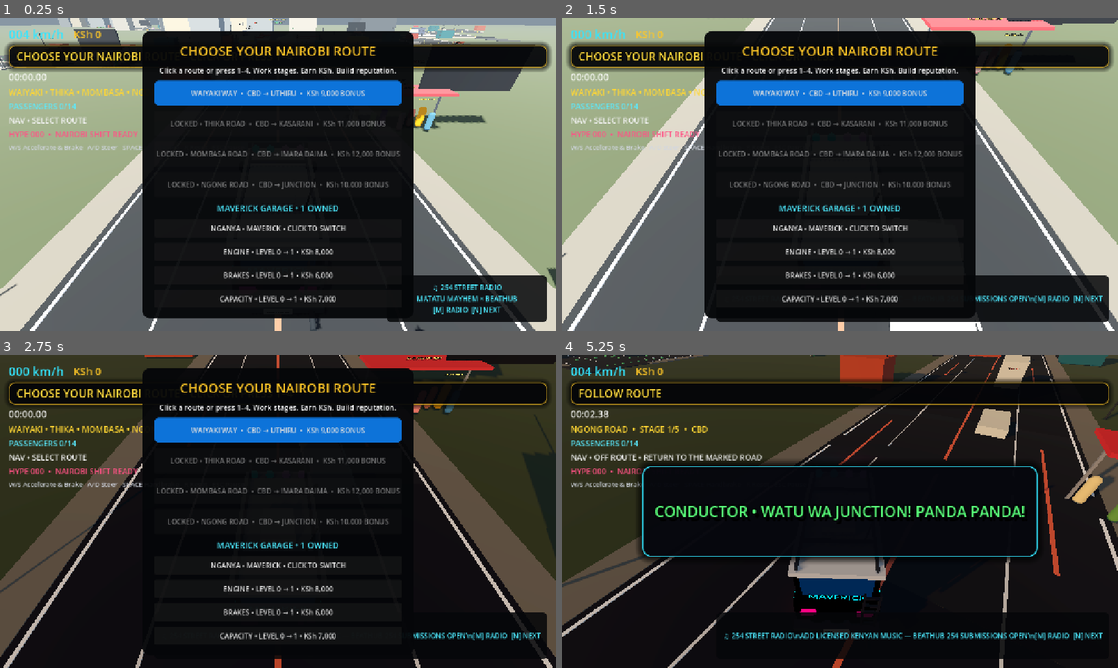
Above: before the commit, frames 1-4 (two rows, left to right).
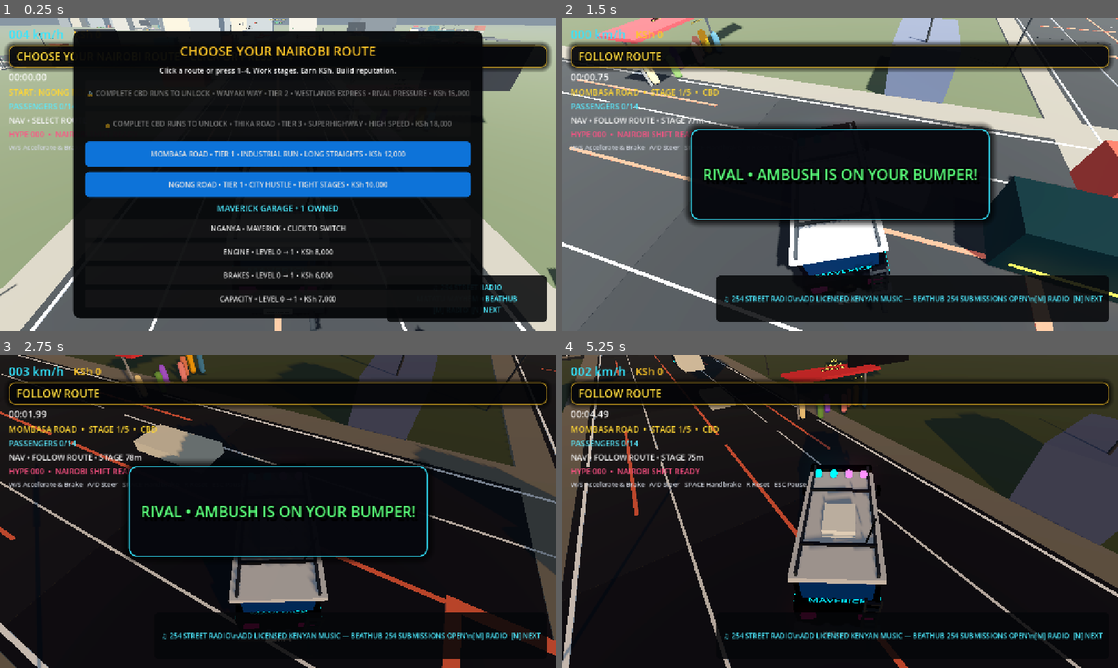
Above: after the commit, the same moments.

Repository: beathubonline-arch/Matatu-Mayhem
Game: Godot game, scene res://scenes/main/Main.tscn
Two runs of this game, one before a commit and one after it. Both use one fixed random seed, a clock stepped at 60 frames per second and the inputs below.
Inputs (mouse positions are in pixels of both pictures, inside the frame that each line leads up to):
- Up to frame 1 (0.25 s): no input
- Up to frame 2 (1.5 s): tap A (steer_left) at 0.5, 1.25 s; move the mouse to (962, 158) at 0.52 s; hold D (steer_right) 0.53-1.28 s; hold N (radio_next) 0.53-1.28 s; click (962, 158) at 0.67 s; move the mouse to (728, 190) at 1.27 s; hold S (brake) from 1.28 s (still down); tap M (radio_toggle) at 1.35 s
- Up to frame 3 (2.75 s): tap A (steer_left) at 2 s; move the mouse to (333, 442) at 2.02 s; release S (brake) at 2.03 s; hold D (steer_right) from 2.03 s (still down); tap L at 2.1 s
- Up to frame 4 (5.25 s): tap A (steer_left) at 2.75 s; move the mouse to (812, 574) at 2.77 s; release D (steer_right) at 2.78 s; hold W (accelerate) 2.78-3.53 s; tap 1 at 2.85 s; click (812, 574) at 2.92 s; move the mouse to (1006, 558) at 3.52 s; hold A (steer_left) 3.53-5.03 s; tap 2 at 3.6 s; move the mouse to (673, 464) at 4.27 s; tap 3 at 4.35 s; move the mouse to (867, 511) at 5.02 s; hold S (brake) from 5.03 s (still down); tap 4 at 5.1 s; click (867, 511) at 5.17 s

The runs differ from the first frame. In frame 1, 33% of the frame differs, in the area x 1-87%, y 4-96%; in frame 2, 59%, in the area x 0-100%, y 0-100%; in frame 3, 45%; in frame 4, 41%.
Error in both runs: Invalid call. Nonexistent function 'get_corridor' in base 'Nil'. (res://scripts/gameplay/CorridorServiceManager.gd:340)

Commit message:
Show CBD route tiers and meaningful unlock progression

Diff:
--- a/scripts/ui/HUD.gd
+++ b/scripts/ui/HUD.gd
@@ -45,10 +45,10 @@
 	process_mode = Node.PROCESS_MODE_ALWAYS
 	finish_panel.visible = false
 	replay_button.pressed.connect(_on_replay_pressed)
-	$RouteSelectPanel/VBox/Waiyaki.pressed.connect(func(): _select_corridor(0))
-	$RouteSelectPanel/VBox/Thika.pressed.connect(func(): _select_corridor(1))
-	$RouteSelectPanel/VBox/Mombasa.pressed.connect(func(): _select_corridor(2))
-	$RouteSelectPanel/VBox/Ngong.pressed.connect(func(): _select_corridor(3))
+	$RouteSelectPanel/VBox/Ngong.pressed.connect(func(): _select_corridor(0))
+	$RouteSelectPanel/VBox/Mombasa.pressed.connect(func(): _select_corridor(1))
+	$RouteSelectPanel/VBox/Waiyaki.pressed.connect(func(): _select_corridor(2))
+	$RouteSelectPanel/VBox/Thika.pressed.connect(func(): _select_corridor(3))
 	$RouteSelectPanel/VBox/EngineUpgrade.pressed.connect(func(): _buy_upgrade("engine"))
 	$RouteSelectPanel/VBox/BrakeUpgrade.pressed.connect(func(): _buy_upgrade("brakes"))
 	$RouteSelectPanel/VBox/CapacityUpgrade.pressed.connect(func(): _buy_upgrade("capacity"))
@@ -56,7 +56,7 @@
 	route_select_panel.visible = true
 	GameManager.set_game_state(GameManager.GameState.ROUTE_SELECT)
 	objective_label.text = "CHOOSE YOUR NAIROBI ROUTE • CLICK OR PRESS 1–4"
-	passenger_label.text = "WAIYAKI • THIKA • MOMBASA • NGONG"
+	passenger_label.text = "START: NGONG ROAD + MOMBASA ROAD • UNLOCK WAIYAKI + THIKA"
 	passenger_load_label.text = "PASSENGERS 0/%d" % _current_capacity()
 	navigation_label.text = "NAV • SELECT ROUTE"
 	timer_label.text = "00:00.00"
@@ -192,7 +192,7 @@
 	route_select_panel.visible = true
 	GameManager.set_game_state(GameManager.GameState.ROUTE_SELECT)
 	objective_label.text = "CHOOSE YOUR NEXT ROUTE FROM CBD"
-	passenger_label.text = "CBD → WAIYAKI • THIKA • MOMBASA • NGONG"
+	passenger_label.text = "CBD HUB • EVERY RUN LEAVES CBD AND RETURNS TO CBD"
 	passenger_load_label.text = "PASSENGERS 0/%d" % _current_capacity()
 	navigation_label.text = "NAV • SELECT ROUTE"
 	_refresh_garage()
@@ -269,30 +269,29 @@
 	passenger_load_label.text = "PASSENGERS %d/%d%s" % [onboard, capacity, movement]
 
 func _refresh_route_unlocks() -> void:
-	var unlocked := int(SaveManager.data.get("unlocked_corridors", 1))
+	var unlocked := maxi(int(SaveManager.data.get("unlocked_corridors", 2)), 2)
 	var buttons: Array[Button] = [
+		$RouteSelectPanel/VBox/Ngong,
+		$RouteSelectPanel/VBox/Mombasa,
 		$RouteSelectPanel/VBox/Waiyaki,
-		$RouteSelectPanel/VBox/Thika,
-		$RouteSelectPanel/VBox/Mombasa,
-		$RouteSelectPanel/VBox/Ngong
+		$RouteSelectPanel/VBox/Thika
 	]
 	var base_texts := [
-		"WAIYAKI WAY  •  CBD → UTHIRU  •  KSh 9,000 BONUS",
-		"THIKA ROAD  •  CBD → KASARANI  •  KSh 11,000 BONUS",
-		"MOMBASA ROAD  •  CBD → IMARA DAIMA  •  KSh 12,000 BONUS",
-		"NGONG ROAD  •  CBD → JUNCTION  •  KSh 10,000 BONUS"
+		"NGONG ROAD • TIER 1 • CITY HUSTLE • TIGHT STAGES • KSh 10,000",
+		"MOMBASA ROAD • TIER 1 • INDUSTRIAL RUN • LONG STRAIGHTS • KSh 12,000",
+		"WAIYAKI WAY • TIER 2 • WESTLANDS EXPRESS • RIVAL PRESSURE • KSh 15,000",
+		"THIKA ROAD • TIER 3 • SUPERHIGHWAY • HIGH SPEED • KSh 18,000"
 	]
 	var best_times: Dictionary = SaveManager.data.get("corridor_best_times", {})
 	for i in range(buttons.size()):
 		var locked := i >= unlocked
 		buttons[i].disabled = locked
 		if locked:
-			buttons[i].text = "LOCKED • %s" % base_texts[i]
+			buttons[i].text = "🔒 COMPLETE CBD RUNS TO UNLOCK • %s" % base_texts[i]
 		else:
 			var best := float(best_times.get(str(i), 0.0))
-			var pb := "" if best <= 0.0 else "  •  PB %s" % _format_time(best)
+			var pb := "" if best <= 0.0 else " • PB %s" % _format_time(best)
 			buttons[i].text = "%s%s" % [base_texts[i], pb]
-
 
 func _on_navigation_changed(distance: float, turn_angle: float) -> void:
 	var degrees := rad_to_deg(turn_angle)
